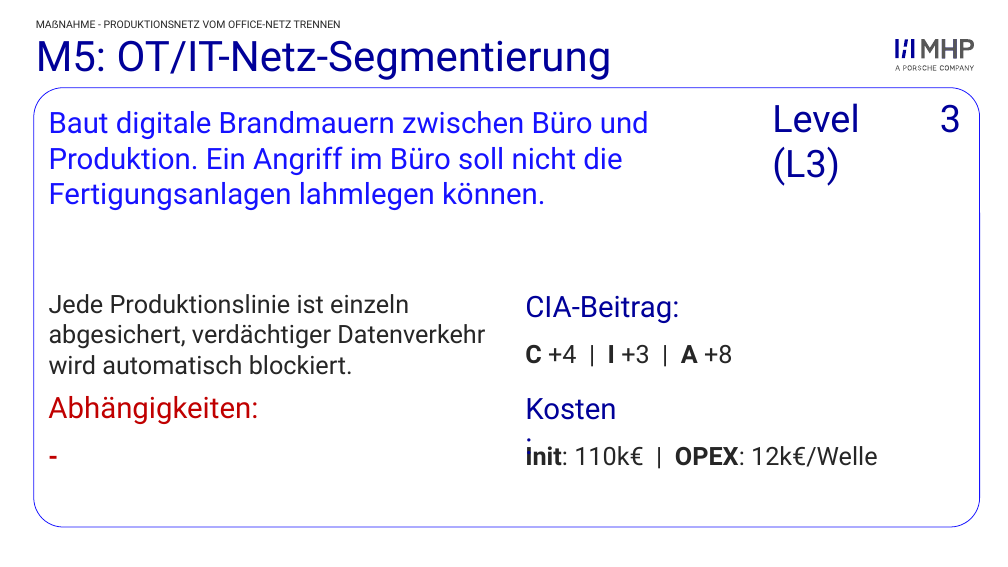
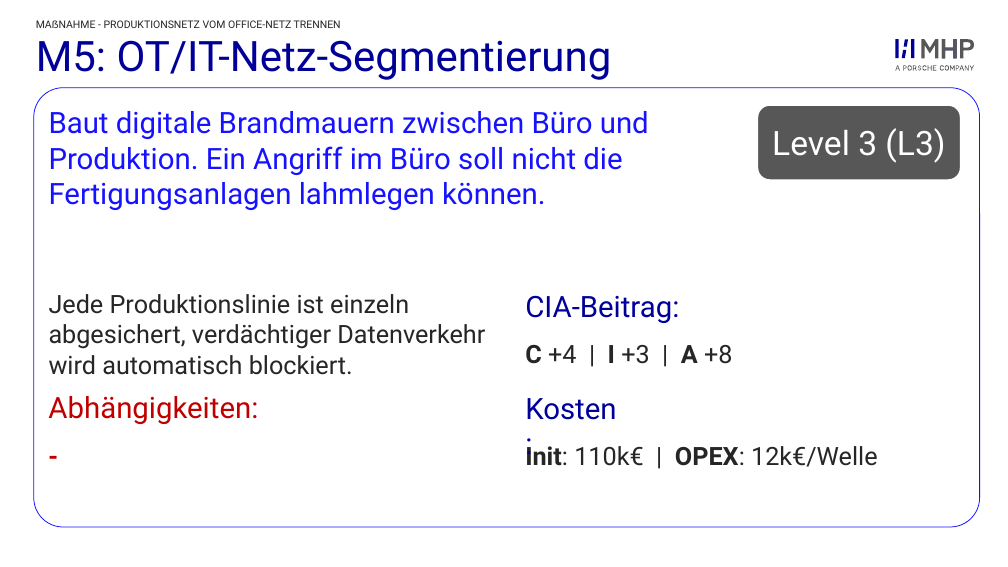
Before and after one commit to ClaudioSt/security-planspiel, a slide deck: slide 15 of final_documents/Massnahmenkarten_Security-Game.pptx. Drawn at 1008x567 pixels with LibreOffice and Linux fonts; fonts in the diff are those of the drawing; background and template pictures are left out. Boxes give left, top, right and bottom in pixels: in the first picture for what was removed or moved away, otherwise in the second. Text is boxed around its words. In the diff, an @@ line names an element or a change of style, - is before the commit and + after.

Commit message:
farbige level und welle

```diff
--- a/final_documents/Massnahmenkarten_Security-Game.pptx
+++ b/final_documents/Massnahmenkarten_Security-Game.pptx
@@ rounded rectangle "Level 3 (L3)": place and size @@
-rounded rectangle "Level 3 (L3)" at <box>772,103,961,133</box>
+rounded rectangle "Level 3 (L3)" at <box>758,105,962,181</box>
@@ rounded rectangle "Level 3 (L3)" at <box>758,105,962,181</box>: size 36 to 32 pt, text colour #000099 to #FFFFFF; alignment justified to centre; vertical alignment top to middle; fill none to #575757; outline none to #FFFFFF 2 pt @@
```
Also in this commit, not shown: 29 other slides changed, 4 other files.
